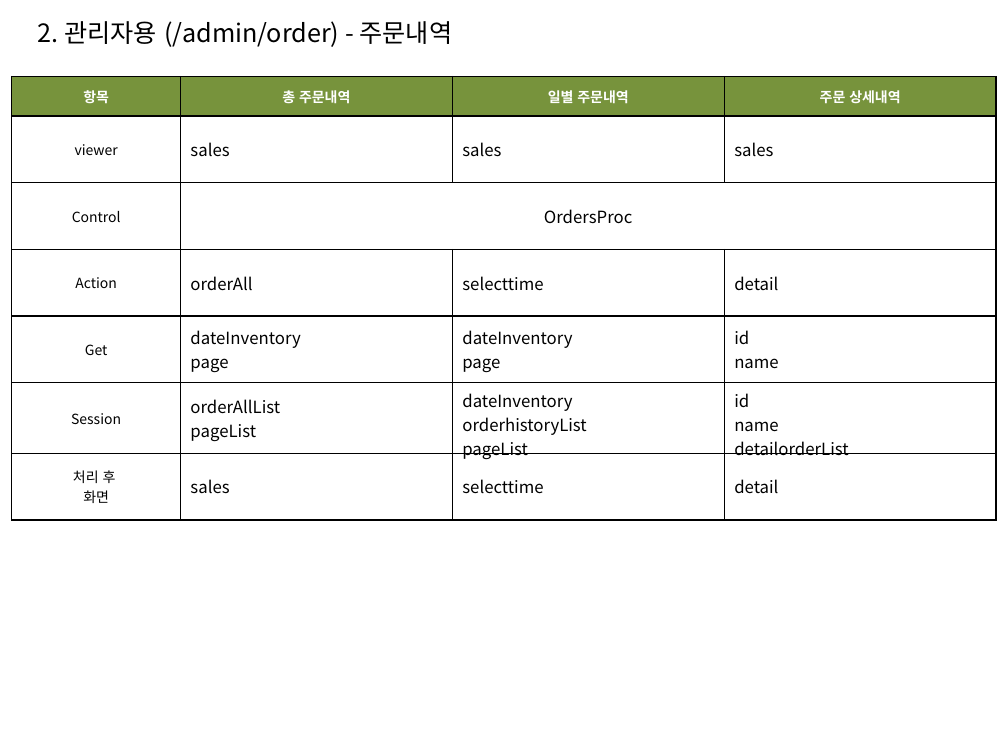
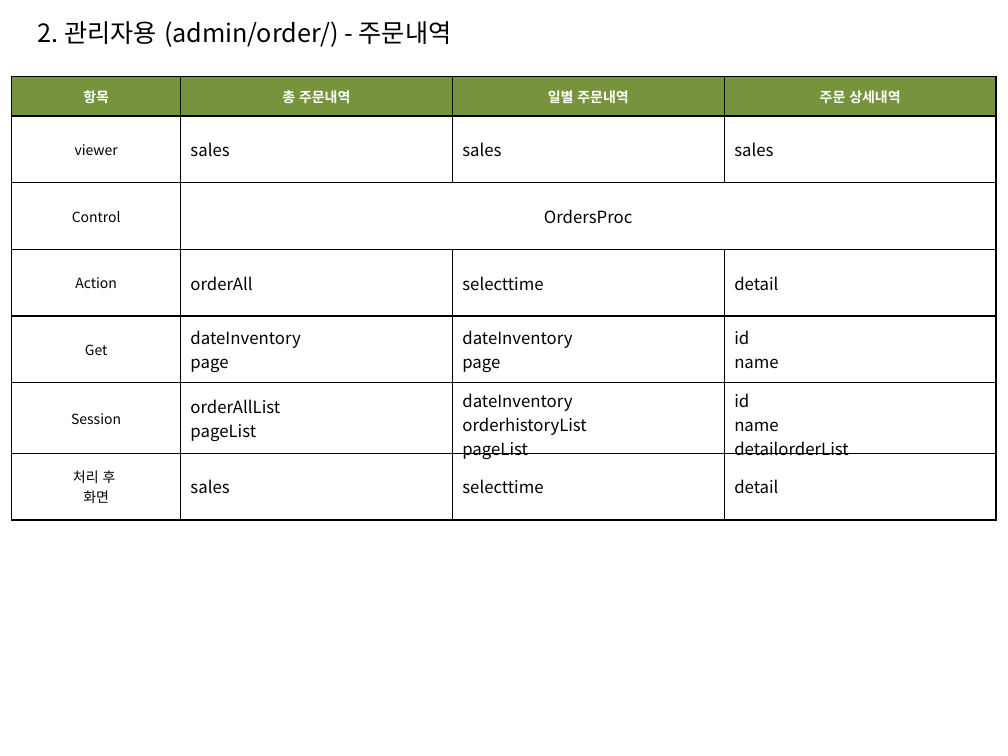
Before and after one commit to sec9590/Project_FullFillment, a slide deck: slide 4 of YellowContainer_MVC.pptx (slide 3 before the commit). Drawn at 1008x756 pixels with LibreOffice and Linux fonts; fonts in the diff are those of the drawing. Boxes give left, top, right and bottom in pixels: in the first picture for what was removed or moved away, otherwise in the second. Text is boxed around its words. In the diff, an @@ line names an element or a change of style, - is before the commit and + after.

```diff
--- a/YellowContainer_MVC.pptx
+++ b/YellowContainer_MVC.pptx
@@ text at bbox=[38, 21, 452, 47]: text changed @@
-2. 관리자용 (/admin/order) - 주문내역
+2. 관리자용 (admin/order/) - 주문내역
```
Also in this commit, not shown: 4 other slides changed, 5 slides added, 9 other files.
